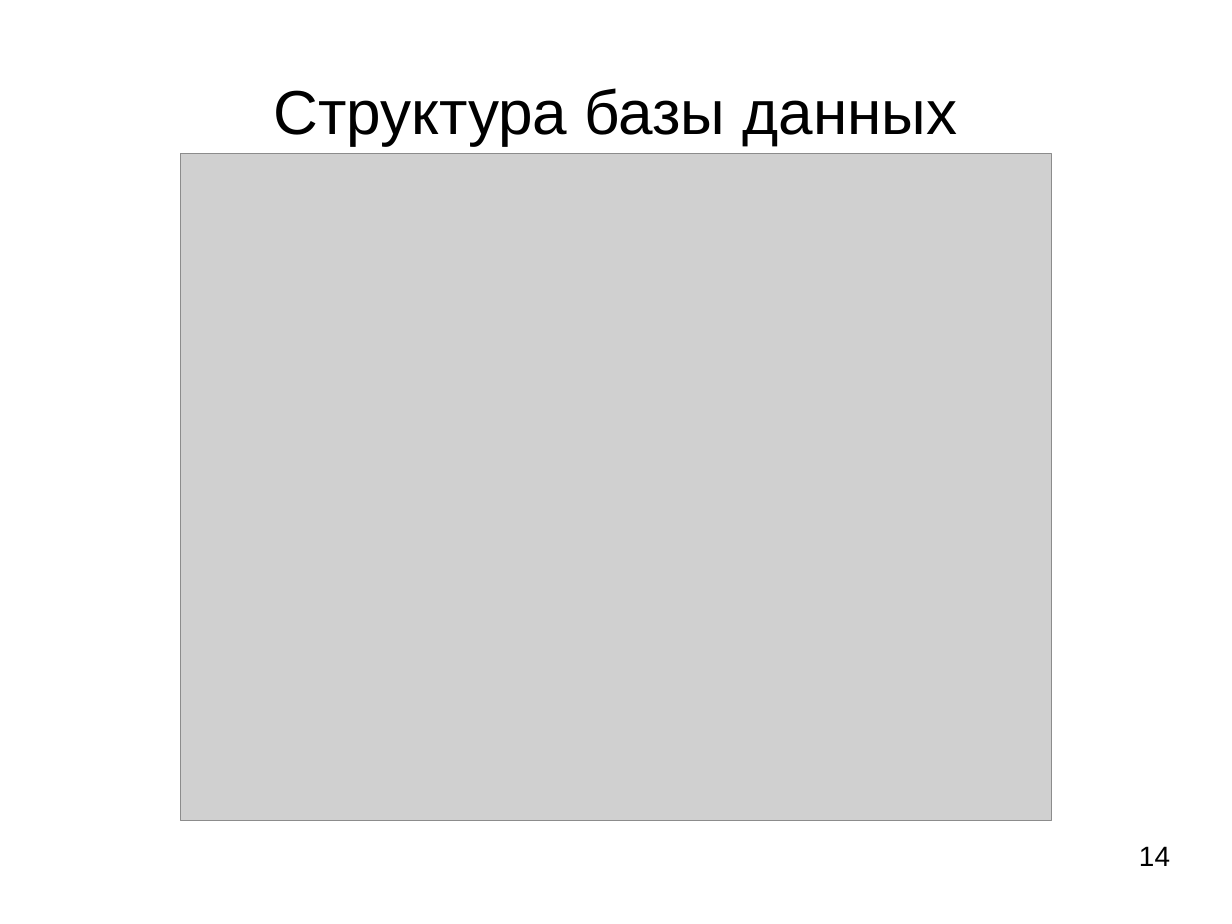
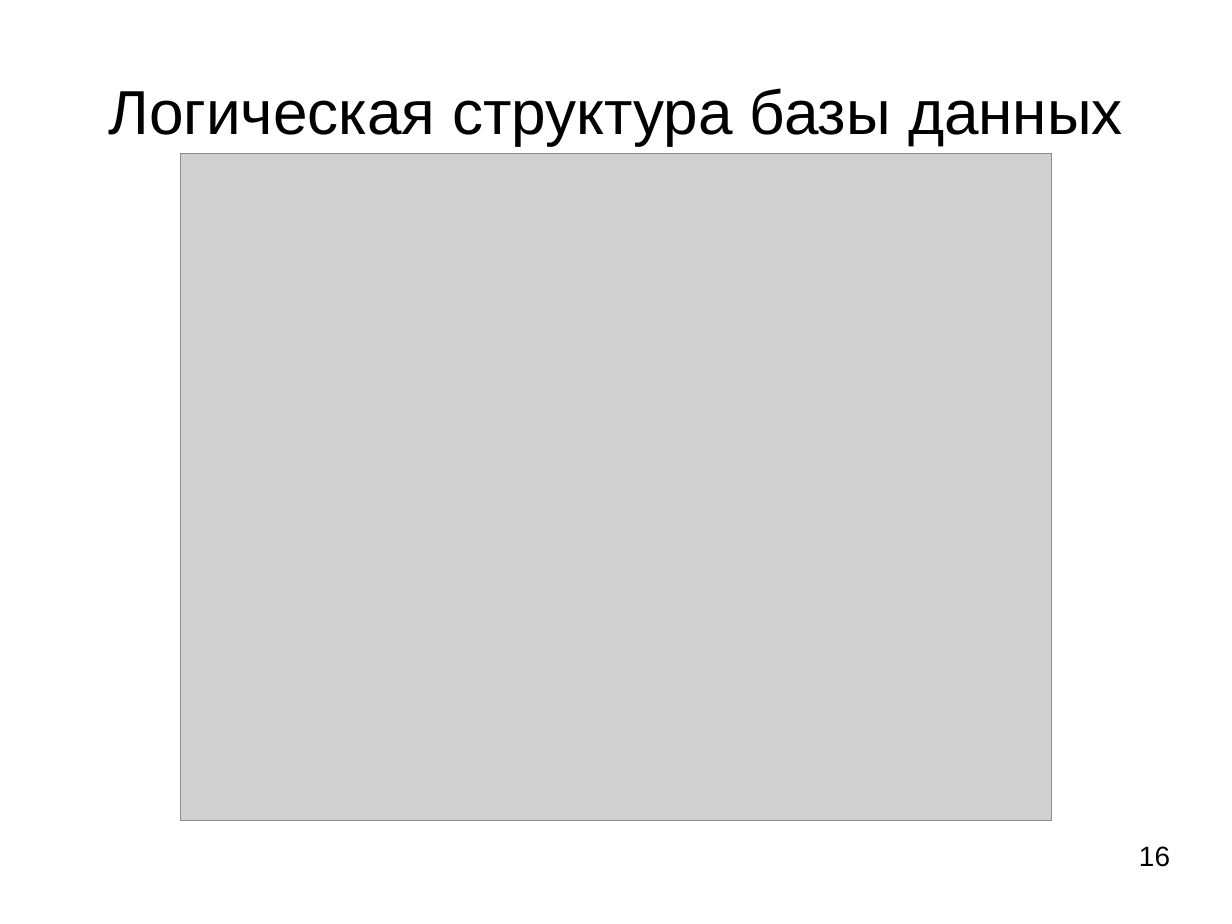
Before and after one commit to ledenevdmitry/CoreApp, a slide deck: slide 15 of LedenevDiplom.ppt (slide 17 before the commit). Drawn at 1232x924 pixels with LibreOffice and Linux fonts; fonts in the diff are those of the drawing; grey boxes stand for pictures. Boxes give left, top, right and bottom in pixels: in the first picture for what was removed or moved away, otherwise in the second. Text is boxed around its words. In the diff, an @@ line names an element or a change of style, - is before the commit and + after.

```diff
--- a/LedenevDiplom.ppt
+++ b/LedenevDiplom.ppt
@@ title at <box>108,88,1123,145</box>: text changed @@
-Структура базы данных
+Логическая структура базы данных
@@ text at <box>1139,846,1170,867</box>: text changed @@
-14
+16
```
Also in this commit, not shown: 9 other slides changed, 4 slides removed, 2 other files.
